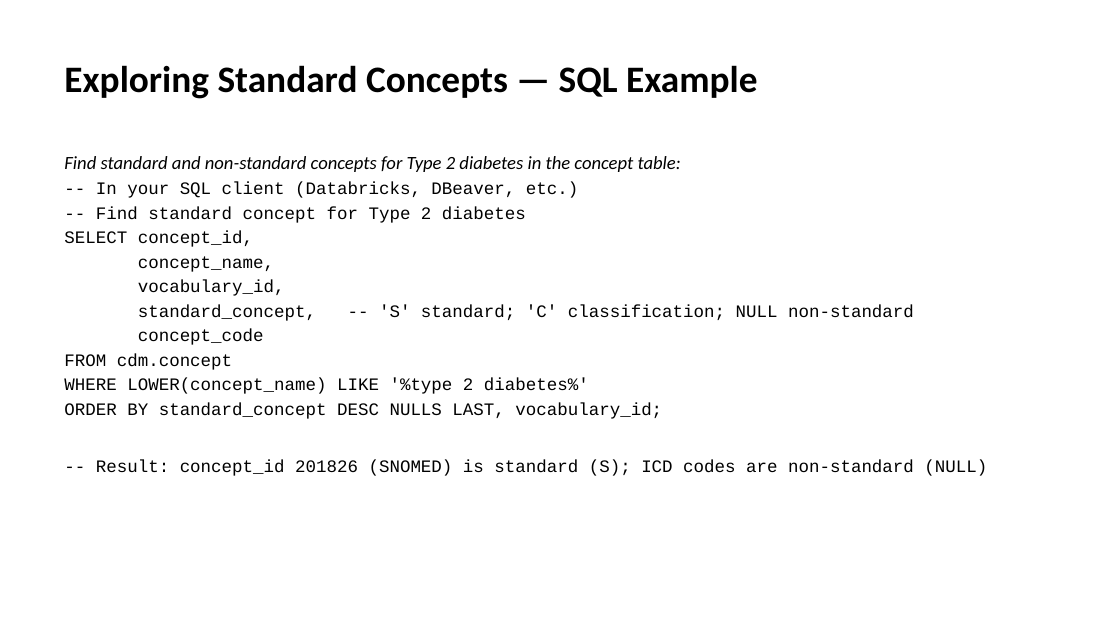
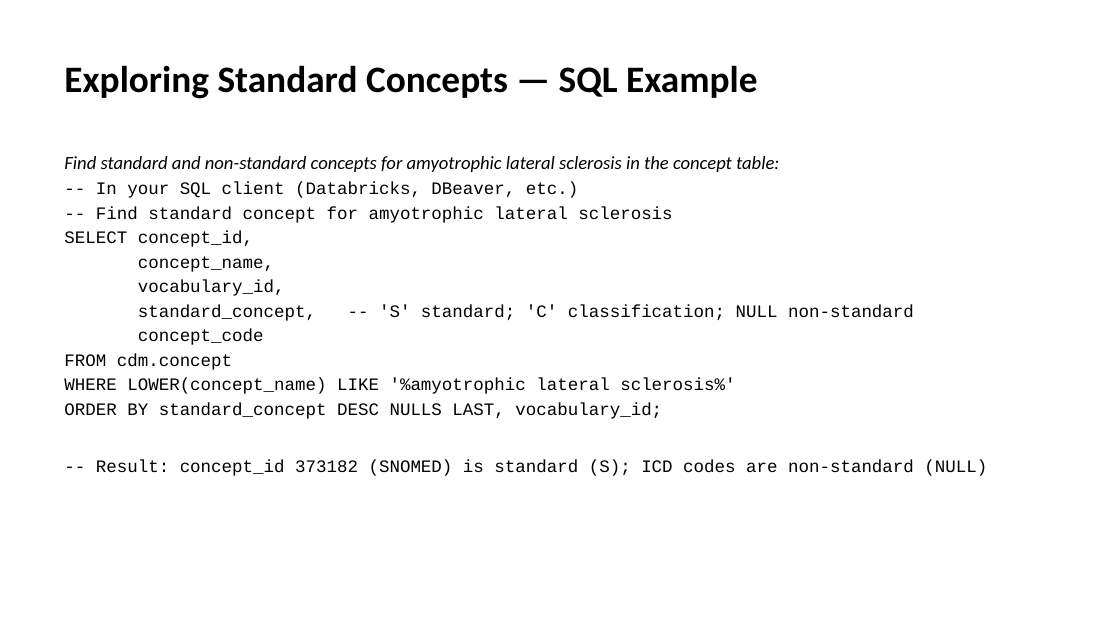
Before and after one commit to ALSTDI/ALS-RWE, a slide deck: slide 18 of docs/free-rwe-resources/train-the-trainer/training/day-01-omop-cdm/kit/Instructor-Deck-with-Notes.pptx. Drawn at 1120x630 pixels with LibreOffice and Linux fonts; fonts in the diff are those of the drawing. Boxes give left, top, right and bottom in pixels: in the first picture for what was removed or moved away, otherwise in the second. Text is boxed around its words. In the diff, an @@ line names an element or a change of style, - is before the commit and + after.

```diff
--- a/docs/free-rwe-resources/train-the-trainer/training/day-01-omop-cdm/kit/Instructor-Deck-with-Notes.pptx
+++ b/docs/free-rwe-resources/train-the-trainer/training/day-01-omop-cdm/kit/Instructor-Deck-with-Notes.pptx
@@ text at (64, 156, 779, 172): text changed @@
-Find standard and non-standard concepts for Type 2 diabetes in the concept table:
+Find standard and non-standard concepts for amyotrophic lateral sclerosis in the concept table:
@@ text at (96, 207, 672, 223): text changed @@
--- Find standard concept for Type 2 diabetes
+-- Find standard concept for amyotrophic lateral sclerosis
@@ text at (64, 378, 735, 394): text changed @@
-WHERE LOWER(concept_name) LIKE '%type 2 diabetes%'
+WHERE LOWER(concept_name) LIKE '%amyotrophic lateral sclerosis%'
@@ text at (96, 460, 987, 476): text changed @@
--- Result: concept_id 201826 (SNOMED) is standard (S); ICD codes are non-standard (NULL)
+-- Result: concept_id 373182 (SNOMED) is standard (S); ICD codes are non-standard (NULL)
```
Also in this commit, not shown: 3 other slides changed, 59 other files.
